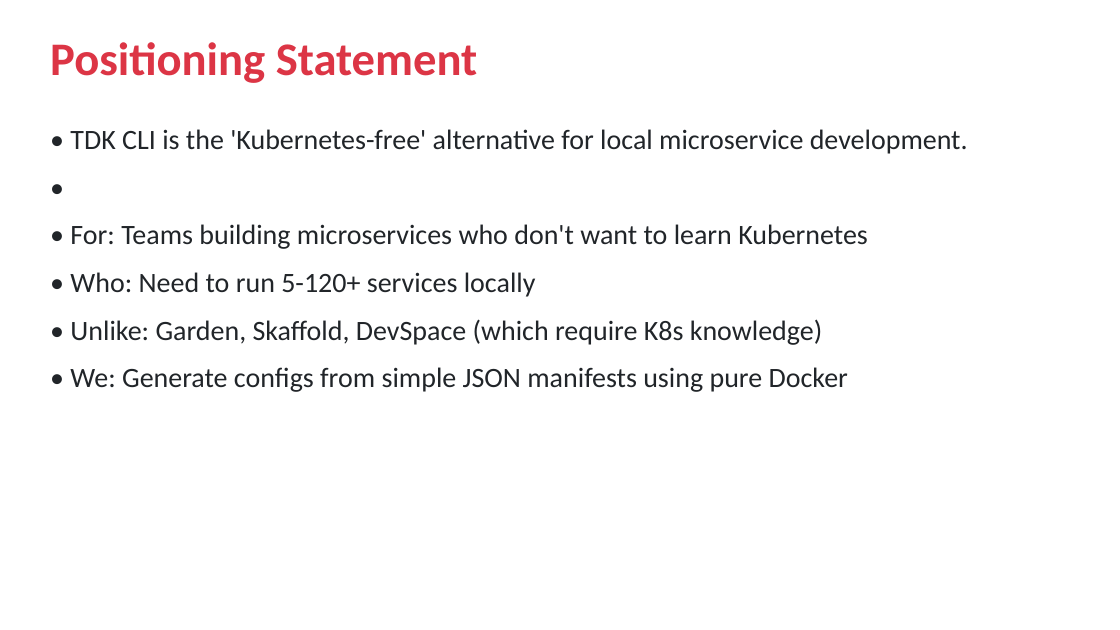
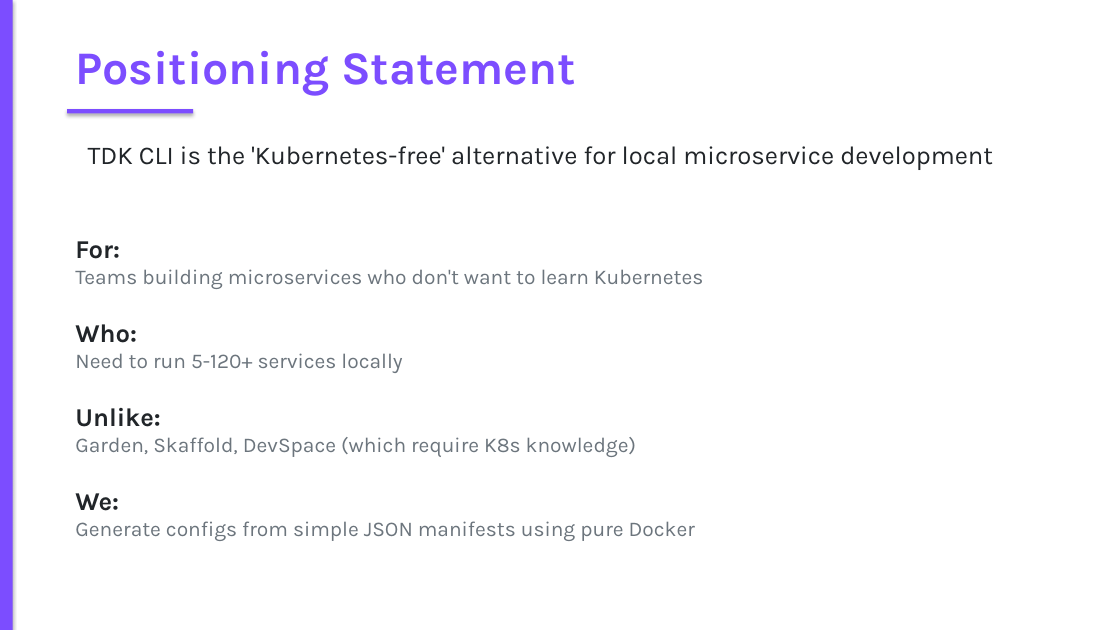
Before and after one commit to AK-Lmn/tdk-cli-core, a slide deck: slide 8 of TDK_CLI_Competitive_Positioning.pptx. Drawn at 1120x630 pixels with LibreOffice and Linux fonts; fonts in the diff are those of the drawing. Boxes give left, top, right and bottom in pixels: in the first picture for what was removed or moved away, otherwise in the second. Text is boxed around its words. In the diff, an @@ line names an element or a change of style, - is before the commit and + after.

```diff
--- a/TDK_CLI_Competitive_Positioning.pptx
+++ b/TDK_CLI_Competitive_Positioning.pptx
@@ rectangle added at [0,0,1120,630], fill #FFFFFF @@
@@ rectangle added at [0,0,13,630], fill #7C4DFF @@
@@ text "Positioning Statement": place and size @@
-text "Positioning Statement" at [50,42,478,83]
+text "Positioning Statement" at [75,51,576,95]
@@ text "Positioning Statement" at [75,51,576,95]: font Calibri to Karla, text colour #DC3545 to #7C4DFF @@
@@ rectangle added at [67,109,193,113], fill #7C4DFF @@
@@ text at [75,146,993,541]: text changed; size 24 to 18 pt; font Calibri to Karla; text colour #212529 to #6C757D @@
-• TDK CLI is the 'Kubernetes-free' alternative for local microservice development.
-•
-• For: Teams building microservices who don't want to learn Kubernetes
-• Who: Need to run 5-120+ services locally
-• Unlike: Garden, Skaffold, DevSpace (which require K8s knowledge)
-• We: Generate configs from simple JSON manifests using pure Docker
+TDK CLI is the 'Kubernetes-free' alternative for local microservice development
+For:
+Teams building microservices who don't want to learn Kubernetes
+Who:
+Need to run 5-120+ services locally
+Unlike:
+Garden, Skaffold, DevSpace (which require K8s knowledge)
+We:
+Generate configs from simple JSON manifests using pure Docker
```
Also in this commit, not shown: 11 other slides changed.
